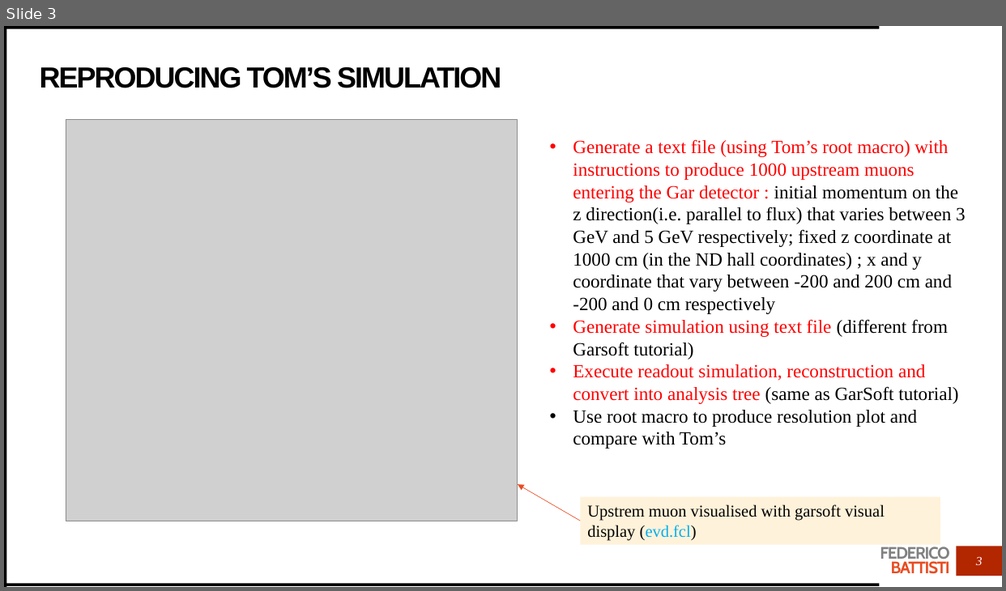
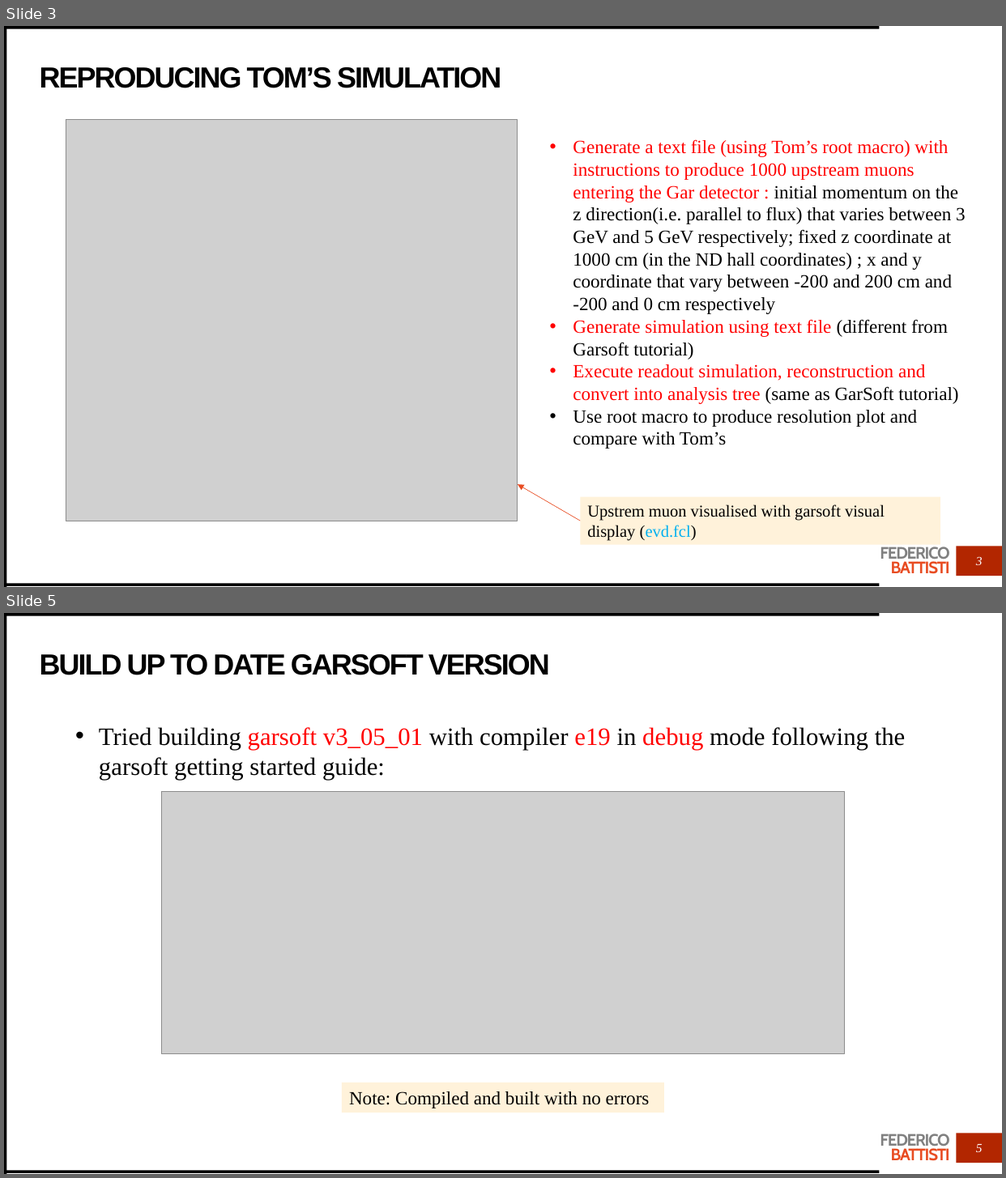
Before and after one commit to Trenchcoat95/OxfordCode, a slide deck: Simulation Exercise.pptx. Shown one above the other, each under a label of ours: slide 3 before the commit, slides 3 and 5 after it; the slides between them are not shown. The pictures are 1006x591 and 1006x1178 pixels, drawn with LibreOffice and Linux fonts; fonts in the diff are those of the drawing; grey boxes stand for pictures. Boxes give left, top, right and bottom in pixels: in the first picture for what was removed or moved away, otherwise in the second. Text is boxed around its words. In the diff, an @@ line names an element or a change of style, - is before the commit and + after.

Commit message:
First plots with garsoft v3

```diff
--- a/Simulation Exercise.pptx
+++ b/Simulation Exercise.pptx
@@ slide 5 added at (4, 613, 1002, 1174), background #FFFFFF; not listed: 5 template elements that a slide beside it also shows @@
@@ title added at (40, 654, 550, 675), 28 pt, text #000000, bold @@
+BUILD UP TO DATE GARSOFT VERSION
@@ text added at (99, 727, 906, 780), 24 pt, text #000000 @@
+• Tried building garsoft v3_05_01 with compiler e19 in debug mode following the garsoft getting started guide:
@@ picture added at (161, 791, 845, 1053) @@
@@ rectangle added at (342, 1083, 664, 1113), fill #FFF2DA, 18 pt, text #000000 @@
+Note: Compiled and built with no errors
@@ page number added at (976, 1144, 982, 1152), 12 pt, text #FFFFFF, italic @@
+5
```
Also in this commit, not shown: 1 slide changed, 9 other slides added, 1 slide removed, 34 other files.
